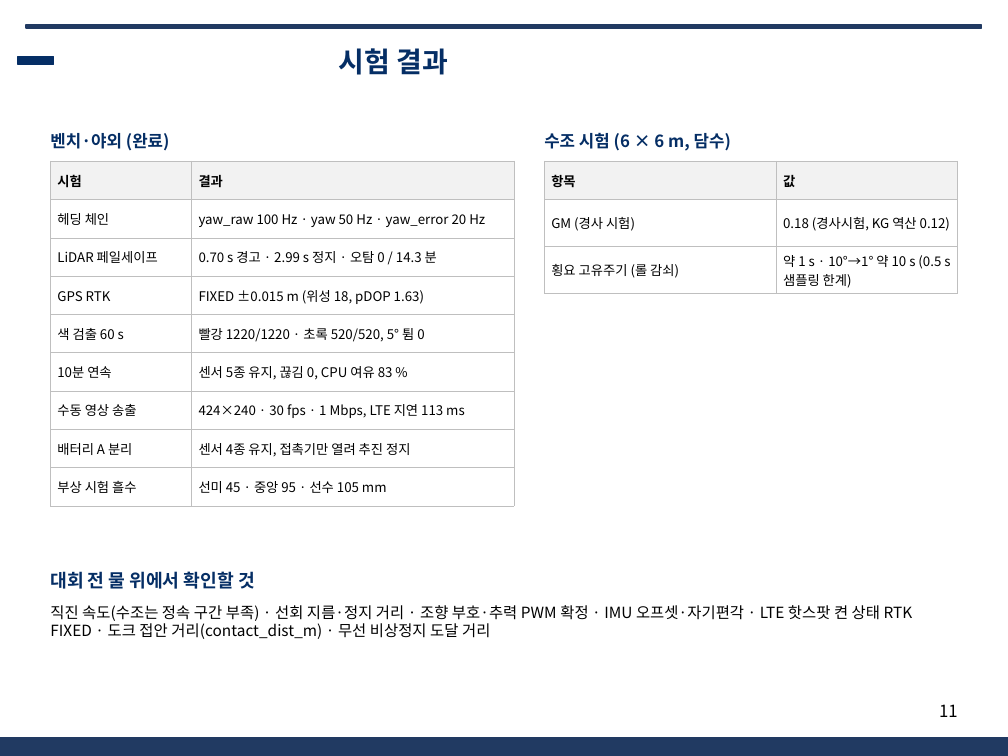
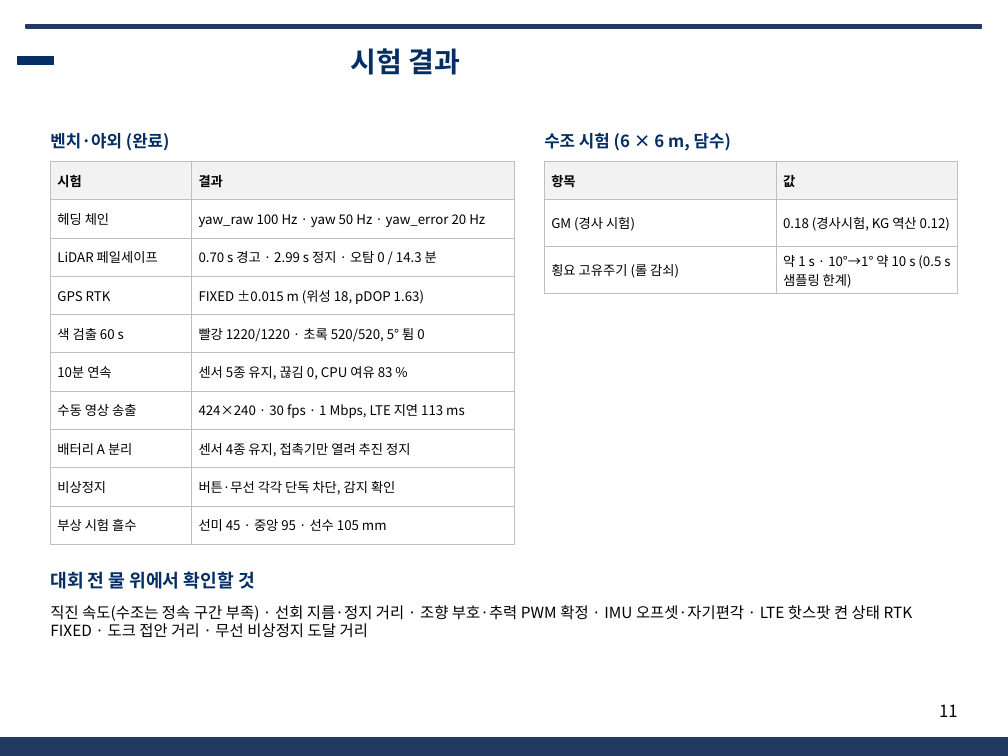
Before and after one commit to unmatsutake377-rgb/ros2_ws, a slide deck: slide 11 of docs/전달용/보고서_분담/발표자료_SSF_A.pptx. Drawn at 1008x756 pixels with LibreOffice and Linux fonts; fonts in the diff are those of the drawing; background and template pictures are left out. Boxes give left, top, right and bottom in pixels: in the first picture for what was removed or moved away, otherwise in the second. Text is boxed around its words. In the diff, an @@ line names an element or a change of style, - is before the commit and + after.

```diff
--- a/docs/전달용/보고서_분담/발표자료_SSF_A.pptx
+++ b/docs/전달용/보고서_분담/발표자료_SSF_A.pptx
@@ title "시험 결과": place and size @@
-title "시험 결과" at [338,48,448,75]
+title "시험 결과" at [350,48,460,75]
@@ table at [50,161,514,535] @@
+row 9: 비상정지 | 버튼·무선 각각 단독 차단, 감지 확인
@@ text at [50,605,913,638]: text changed @@
-직진 속도(수조는 정속 구간 부족) · 선회 지름·정지 거리 · 조향 부호·추력 PWM 확정 · IMU 오프셋·자기편각 · LTE 핫스팟 켠 상태 RTK FIXED · 도크 접안 거리(contact_dist_m) · 무선 비상정지 도달 거리
+직진 속도(수조는 정속 구간 부족) · 선회 지름·정지 거리 · 조향 부호·추력 PWM 확정 · IMU 오프셋·자기편각 · LTE 핫스팟 켠 상태 RTK FIXED · 도크 접안 거리 · 무선 비상정지 도달 거리
```
Also in this commit, not shown: 10 other slides changed, 6 other files.
